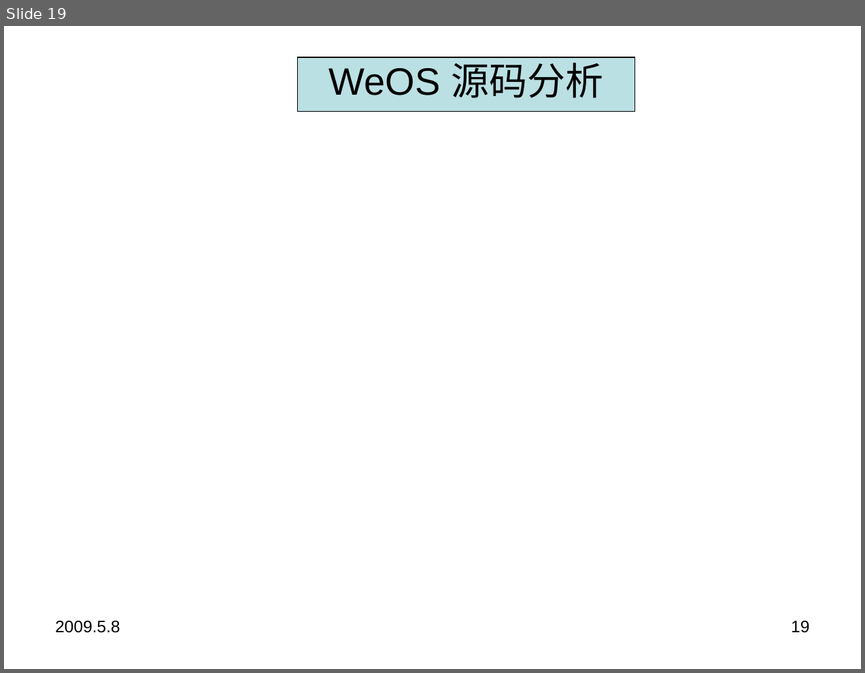
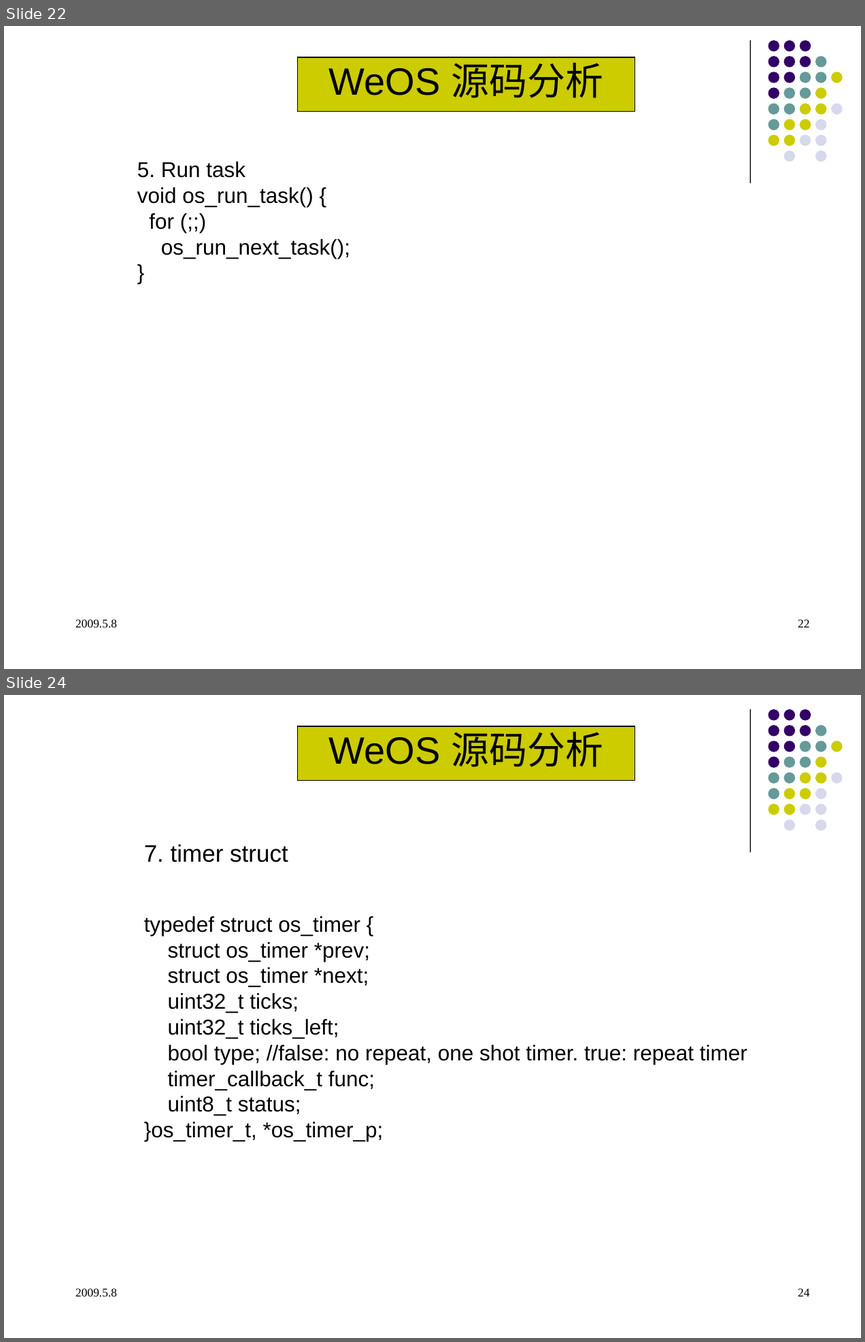
Before and after one commit to qinzb/WeOS, a slide deck: doc/weos_V0.1.ppt. Shown one above the other, each under a label of ours: slide 19 before the commit, slides 22 and 24 after it; the slides between them are not shown. The pictures are 865x673 and 865x1342 pixels, drawn with LibreOffice and Linux fonts; fonts in the diff are those of the drawing. Boxes give left, top, right and bottom in pixels: in the first picture for what was removed or moved away, otherwise in the second. Text is boxed around its words. In the diff, an @@ line names an element or a change of style, - is before the commit and + after.

```diff
--- a/doc/weos_V0.1.ppt
+++ b/doc/weos_V0.1.ppt
@@ slide 24 added at [4,695,861,1338], background #FFFFFF; not listed: 32 template elements that a slide beside it also shows @@
@@ rectangle added at [298,726,636,780], fill #CCCC00, outline #000000 0.74 pt, 32 pt, text #000000 @@
+WeOS 源码分析
@@ text added at [144,844,747,1141], 18 pt, text #000000 @@
+7. timer struct
+typedef struct os_timer {
+struct os_timer *prev;
+struct os_timer *next;
+uint32_t ticks;
+uint32_t ticks_left;
+bool type; //false: no repeat, one shot timer. true: repeat timer
+timer_callback_t func;
+uint8_t status;
+}os_timer_t, *os_timer_p;
@@ text added at [75,1288,117,1296], 10 pt, text #000000 @@
+2009.5.8
@@ page number added at [798,1288,809,1296], 10 pt, text #000000 @@
+24
@@ what was slide 19 is now slide 22 @@
@@ slide 22 changed as well @@
@@ line added from (750, 40) to (750, 183), #000000 0.74 pt @@
@@ rectangle "WeOS 源码分析" at [298,57,636,111]: fill #BBE0E3 to #CCCC00 @@
@@ text added at [137,161,350,259], 18 pt, text #000000 @@
+5. Run task
+void os_run_task() {
+for (;;)
+os_run_next_task();
+}
@@ group added at [768,40,842,161]: 31 ellipses @@
@@ text "2009.5.8" at [75,619,117,627]: size 14 to 10 pt, font Arial to Times New Roman; indent changed @@
@@ page number at [798,619,809,627]: text changed; size 14 to 10 pt; font Arial to Times New Roman @@
-19
+22
```
Also in this commit, not shown: 20 other slides changed, 9 other slides added.
